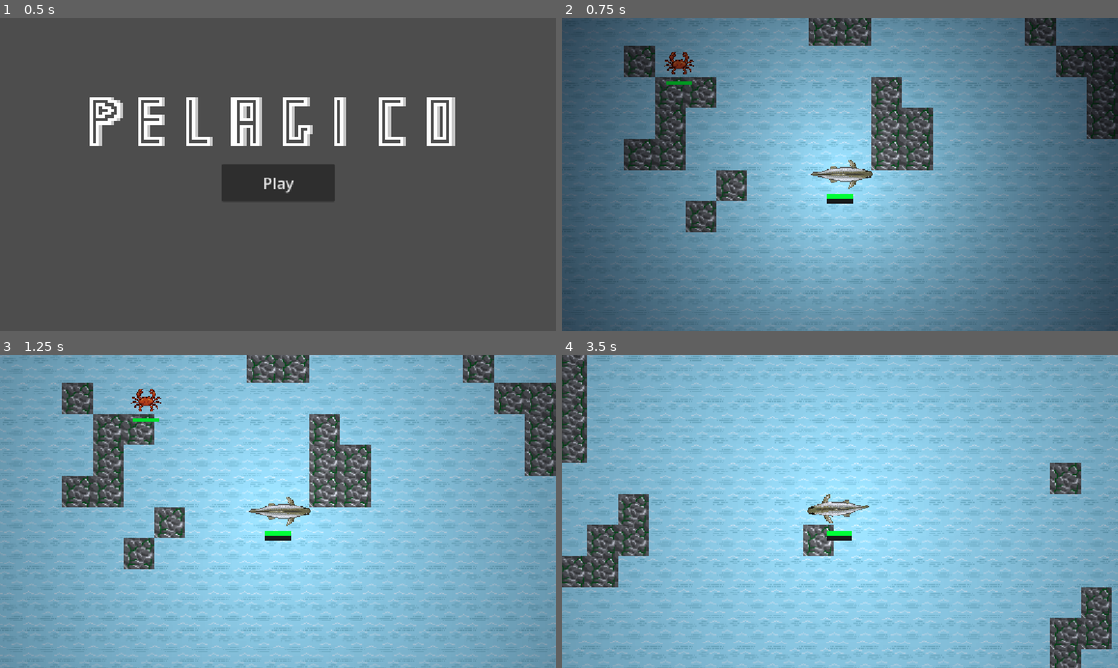
Above: before the commit, frames 1-4 (two rows, left to right).
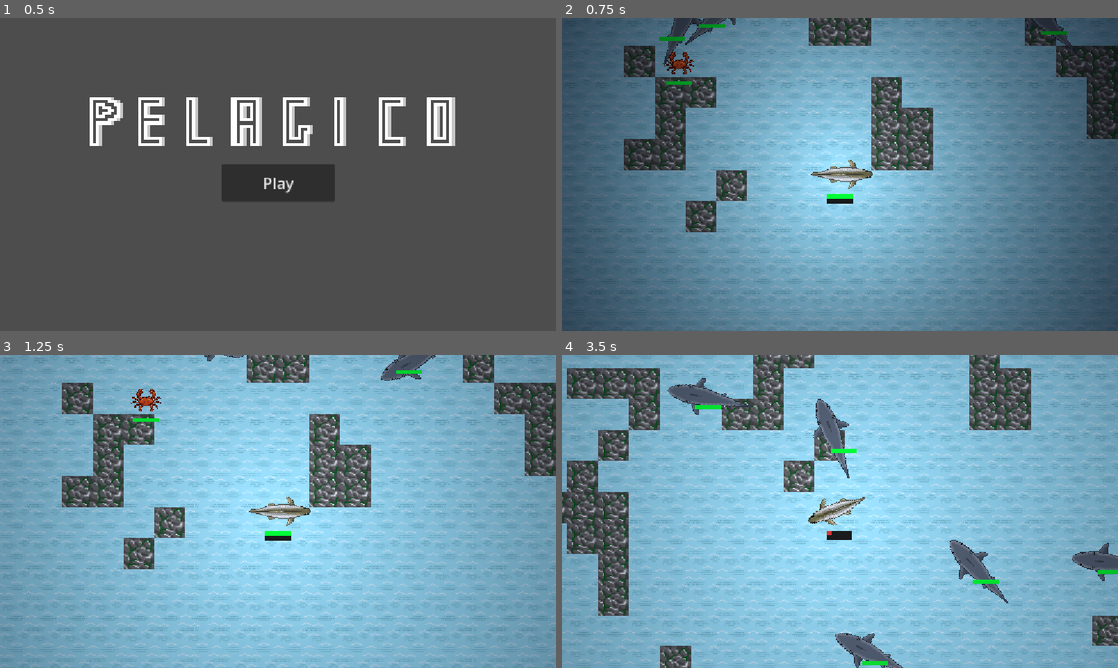
Above: after the commit, the same moments.

Repository: vincentchen18/Pelagico
Game: Godot game, scene res://menu.tscn
Same seed, same stepped clock (60 frames per second), same inputs: the game is played once before the commit and once after it.
Inputs (mouse positions are in pixels of both pictures, inside the frame that each line leads up to):
- Up to frame 1 (0.5 s): no input
- Up to frame 2 (0.75 s): click "Play" at 0.5 s
- Up to frame 3 (1.25 s): no input
- Up to frame 4 (3.5 s): tap Enter at 1.25 s; move the mouse to (962, 495) at 1.27 s; hold Right (right) 1.28-2 s; tap F (dash) at 1.35, 3.05 s; click (962, 495) at 1.42 s; drag from (728, 527) to (812, 574) at 2.02 s; move the mouse to (895, 442) at 2.77 s; hold Right (right) from 2.78 s (still down); tap Alt at 2.85 s

Frame 1 is identical in both runs. In frame 2, 0.8% of the frame differs, in the area x 17-93%, y 0-16%; in frame 3, 0.5%; in frame 4, 33%, in the area x 0-100%, y 0-100%.

Commit message:
start sharq

Diff:
--- a/Scripts/tile_map_layer.gd
+++ b/Scripts/tile_map_layer.gd
@@ -4,10 +4,12 @@
 const CRAB = preload("res://enemys/crab.tscn")
 const SARDINE = preload("res://enemys/sardine.tscn")
 const ANGLERFISH = preload("res://enemys/anglerfish.tscn")
+const SHARK = preload("res://enemys/shark.tscn")
 
 const CRAB_CHANCE = 0.05
 const SARDINE_CHANCE = 0.04
 const ANGLERFISH_CHANCE = 0.05
+const SHARK_CHANCE = 0.1
 var worldmap: Dictionary = {}
 var noise = FastNoiseLite.new()
 var depthnoise = FastNoiseLite.new()
@@ -104,6 +106,7 @@
 			pass
 		1:
 			if cell_rng(globalx, globaly, 1).randf() < CRAB_CHANCE: spawn(CRAB, cell)
+			if cell_rng(globalx, globaly, 1).randf() < SHARK_CHANCE: spawn(SHARK, cell)
 		2:
 			if cell_rng(globalx, globaly, 1).randf() < CRAB_CHANCE: spawn(CRAB, cell)
 			if cell_rng(globalx, globaly, 2).randf() < SARDINE_CHANCE: spawn_school(SARDINE, cell, globalx, globaly)
--- /dev/null
+++ b/enemys/shark.gd
@@ -0,0 +1,73 @@
+extends CharacterBody2D
+@export var speed := 215.0
+@export var scale_mult := 1.0
+@export var min_zone := 1
+@export var max_zone := 4
+@export var vision_cone := 45.0
+@onready var sprite: AnimatedSprite2D = $AnimatedSprite2D
+@onready var healthbar = $health
+@onready var terrain = get_node("/root/ocean/TileMapLayer")
+@onready var player = get_node_or_null("/root/ocean/Player")
+@export var max_health := 400.0
+@export var damage := 80.0
+@export var hit_interval := 2.0
+var hit_cd := 0.0
+@export var regen_delay := 10.0
+@export var regen_amt := 0.03
+var since_hit := 999.0
+var heading := Vector2.RIGHT
+func hit(amount):
+	healthbar.take_damage(amount)
+	since_hit = 0.0
+	if healthbar.health <= 0:
+		die()
+func _ready() -> void:
+	healthbar.max_health = max_health
+	healthbar.health = max_health
+	healthbar.update_bar()
+	scale = Vector2.ONE * scale_mult
+	add_to_group("enemy")
+	add_to_group("shark")
+	heading = Vector2.RIGHT.rotated(randf_range(0, TAU))
+func _physics_process(delta: float) -> void:
+	since_hit += delta
+	if since_hit >= regen_delay and healthbar.health < healthbar.max_health:
+		healthbar.heal(healthbar.max_health * regen_amt * delta)
+
+	hit_cd = max(hit_cd - delta, 0.0)
+	if hit_cd <= 0.0:
+		for body in $attackHitbox.get_overlapping_bodies():
+			if body.has_method("hit"):
+				body.hit(damage)
+				hit_cd = hit_interval
+				break
+
+	var target := heading
+	var fleeing := false
+	if player:
+		var to_angler: Vector2 = (global_position - player.global_position).normalized()
+		var player_facing := Vector2.RIGHT.rotated(player.rotation)
+		target = -to_angler       # always give chase
+
+	heading = heading.lerp(target, turn_rate_for(fleeing) * delta).normalized()
+	var spd := speed
+	velocity = heading * spd
+	move_and_slide()
+
+	if is_on_wall() or _zone_ahead() < min_zone or _zone_ahead() > max_zone:
+		heading = -heading
+
+	rotation = heading.angle()
+	sprite.flip_v = absf(heading.angle()) > PI / 2
+func turn_rate_for(fleeing: bool) -> float:
+	return 3.5
+func _zone_ahead() -> int:
+	var ahead = global_position + heading * 24.0
+	var t = terrain.local_to_map(terrain.to_local(ahead))
+	return terrain.zone_index(t.x, t.y)
+func die():
+	var xpbar = get_node_or_null("/root/ocean/Player/xpbar")
+	if xpbar:
+		xpbar.gain_xp(150.0)
+		xpbar.update_bar()
+	queue_free()
--- /dev/null
+++ b/enemys/shark.tscn
@@ -0,0 +1,55 @@
+[gd_scene format=3 uid="uid://dnaomfkodknan"]
+
+[ext_resource type="Script" uid="uid://faa7nbo2tduh" path="res://enemys/shark.gd" id="1_w6u8s"]
+[ext_resource type="Texture2D" uid="uid://4wh0rgyjyprt" path="res://Assets/shark.png" id="2_w6u8s"]
+[ext_resource type="Script" uid="uid://cpby5mq53xrh6" path="res://enemys/sharkhealth.gd" id="3_w6u8s"]
+
+[sub_resource type="SpriteFrames" id="SpriteFrames_br8fx"]
+animations = [{
+"frames": [{
+"duration": 1.0,
+"texture": ExtResource("2_w6u8s")
+}],
+"loop": 1,
+"name": &"default",
+"speed": 5.0
+}]
+
+[sub_resource type="RectangleShape2D" id="RectangleShape2D_wad7g"]
+size = Vector2(43, 10)
+
+[sub_resource type="RectangleShape2D" id="RectangleShape2D_br8fx"]
+size = Vector2(43, 10)
+
+[node name="shark" type="CharacterBody2D" unique_id=522453425]
+collision_layer = 4
+collision_mask = 3
+script = ExtResource("1_w6u8s")
+
+[node name="AnimatedSprite2D" type="AnimatedSprite2D" parent="." unique_id=1827616383]
+position = Vector2(1.9999999, -12)
+rotation = 3.1415927
+scale = Vector2(0.1, 0.1)
+sprite_frames = SubResource("SpriteFrames_br8fx")
+
+[node name="CollisionShape2D" type="CollisionShape2D" parent="." unique_id=1405066182]
+position = Vector2(-1.5, 0)
+scale = Vector2(2, 2)
+shape = SubResource("RectangleShape2D_wad7g")
+
+[node name="health" type="ProgressBar" parent="." unique_id=1012203974]
+offset_right = 27.0
+offset_bottom = 4.0
+max_value = 200.0
+show_percentage = false
+script = ExtResource("3_w6u8s")
+
+[node name="attackHitbox" type="Area2D" parent="." unique_id=33987728]
+collision_layer = 0
+
+[node name="CollisionShape2D" type="CollisionShape2D" parent="attackHitbox" unique_id=1696018257]
+position = Vector2(-1.5, 0)
+scale = Vector2(2, 2)
+shape = SubResource("RectangleShape2D_br8fx")
+
+[connection signal="body_entered" from="attackHitbox" to="." method="_on_attack_hitbox_body_entered"]
--- /dev/null
+++ b/enemys/sharkhealth.gd
@@ -0,0 +1,33 @@
+extends ProgressBar
+
+var max_health := 200.0
+var health := max_health
+
+func take_damage(amount):
+	health = clamp(health-amount, 0, max_health)
+	update_bar()
+
+func heal(amount):
+	health = clamp(health+amount, 0, max_health)
+	update_bar()
+
+# Called when the node enters the scene tree for the first time.
+func _ready() -> void:
+	top_level = true
+	var fill := StyleBoxFlat.new()
+	fill.bg_color = Color(0.2, 0.8, 0.3)
+	add_theme_stylebox_override("fill", fill)
+
+	var bg := StyleBoxFlat.new()
+	bg.bg_color = Color(0.1, 0.1, 0.1)
+	add_theme_stylebox_override("background", bg)
+	update_bar()
+func update_bar():
+	value = health
+	var t := float(health) / max_health
+	var fill := StyleBoxFlat.new()
+	fill.bg_color = Color(1.0 - t, t, 0.2)  # make red->green as health go up
+	add_theme_stylebox_override("fill", fill)
+
+func _physics_process(_delta: float) -> void:
+	position = get_parent().get_node("AnimatedSprite2D").global_position + Vector2(-13, 20)
Not shown, added: enemys/shark.gd.uid
Not shown, added: enemys/sharkhealth.gd.uid
